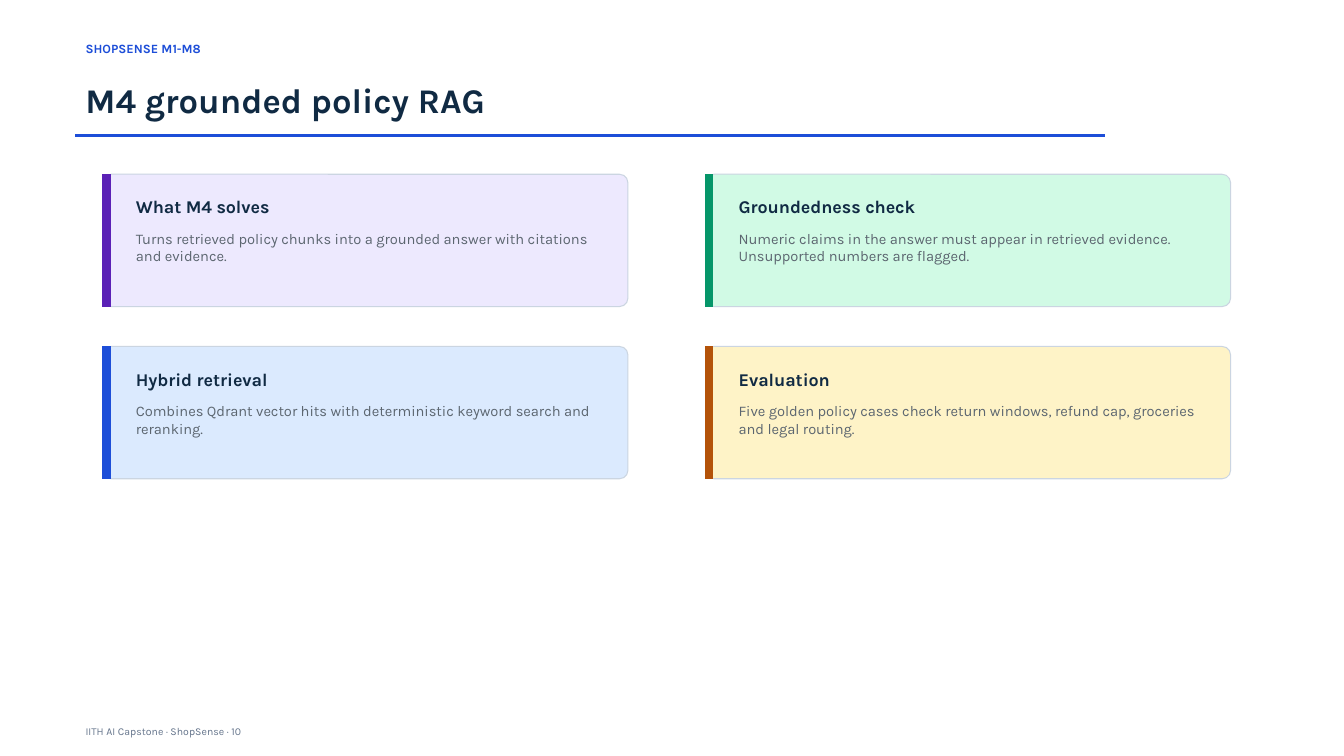
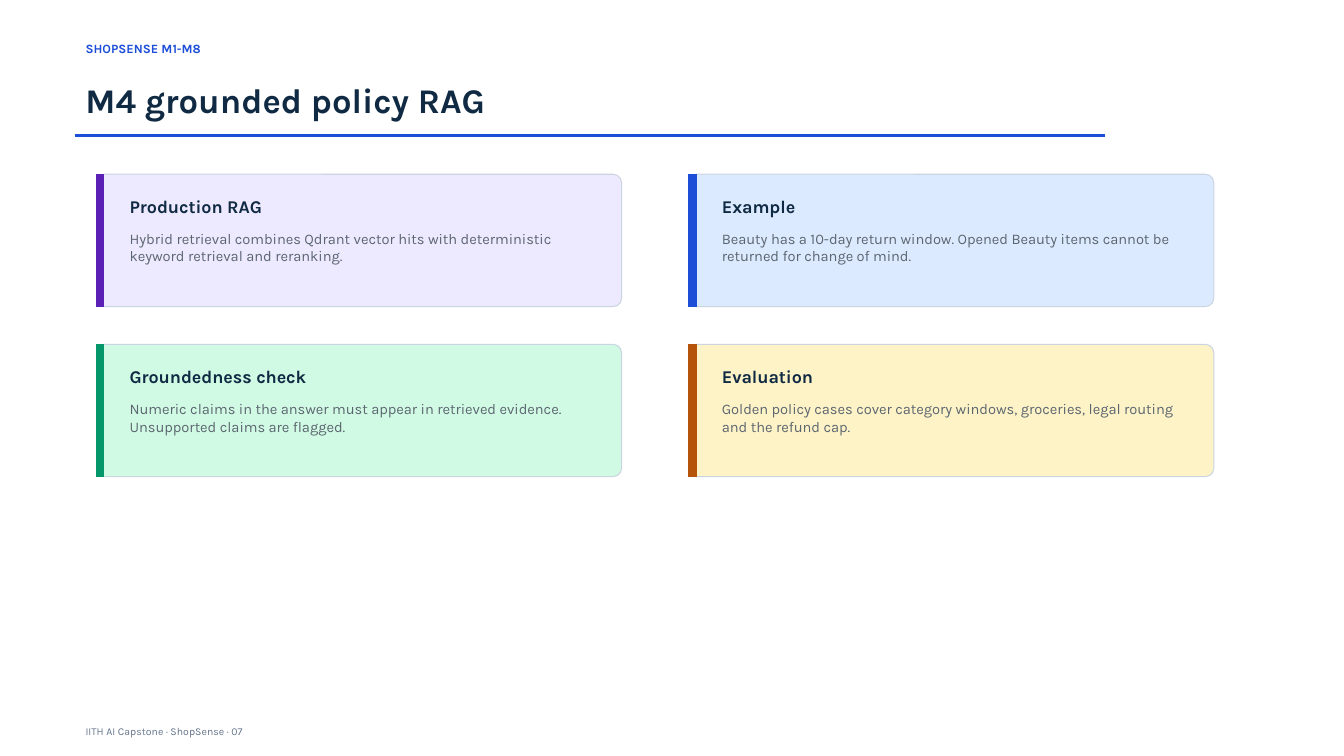
Before and after one commit to abhraj786/iith-ai-capstone-shopsense, a slide deck: slide 7 of docs/deck/iith-ai-capstone-shopsense.pptx (slide 10 before the commit). Drawn at 1344x756 pixels with LibreOffice and Linux fonts; fonts in the diff are those of the drawing. Boxes give left, top, right and bottom in pixels: in the first picture for what was removed or moved away, otherwise in the second. Text is boxed around its words. In the diff, an @@ line names an element or a change of style, - is before the commit and + after.

Commit message:
docs: condense capstone deck

```diff
--- a/docs/deck/iith-ai-capstone-shopsense.pptx
+++ b/docs/deck/iith-ai-capstone-shopsense.pptx
@@ 2 rectangles, 2 rounded rectangles, 1 text moved together from (x1=706, y1=174, x2=1231, y2=479) to (x1=689, y1=174, x2=1214, y2=477) @@
@@ rounded rectangle at (x1=689, y1=174, x2=1214, y2=307): fill #D1FAE5 to #DBEAFE @@
@@ rectangle at (x1=689, y1=174, x2=696, y2=307): fill #059669 to #1D4ED8; outline #059669 0 pt to #1D4ED8 0 pt @@
@@ text at (x1=130, y1=200, x2=262, y2=214): text changed @@
-What M4 solves
+Production RAG
@@ text at (x1=722, y1=200, x2=795, y2=218): text changed @@
-Groundedness check
+Example
@@ text at (x1=130, y1=234, x2=552, y2=265): text changed @@
-Turns retrieved policy chunks into a grounded answer with citations and evidence.
+Hybrid retrieval combines Qdrant vector hits with deterministic keyword retrieval and reranking.
@@ text at (x1=722, y1=234, x2=1169, y2=265): text changed @@
-Numeric claims in the answer must appear in retrieved evidence. Unsupported numbers are flagged.
+Beauty has a 10-day return window. Opened Beauty items cannot be returned for change of mind.
@@ 2 rounded rectangles, 2 rectangles moved together from (x1=103, y1=174, x2=628, y2=479) to (x1=97, y1=174, x2=622, y2=477) @@
@@ rounded rectangle at (x1=97, y1=345, x2=622, y2=477): fill #DBEAFE to #D1FAE5 @@
@@ rectangle at (x1=97, y1=345, x2=104, y2=477): fill #1D4ED8 to #059669; outline #1D4ED8 0 pt to #059669 0 pt @@
@@ text at (x1=130, y1=370, x2=306, y2=384): text changed @@
-Hybrid retrieval
+Groundedness check
@@ text at (x1=130, y1=404, x2=562, y2=436): text changed @@
-Combines Qdrant vector hits with deterministic keyword search and reranking.
+Numeric claims in the answer must appear in retrieved evidence. Unsupported claims are flagged.
@@ text at (x1=722, y1=404, x2=1173, y2=436): text changed @@
-Five golden policy cases check return windows, refund cap, groceries and legal routing.
+Golden policy cases cover category windows, groceries, legal routing and the refund cap.
@@ text at (x1=86, y1=728, x2=242, y2=738): text changed @@
-IITH AI Capstone · ShopSense · 10
+IITH AI Capstone · ShopSense · 07
```
Also in this commit, not shown: 6 other slides changed, 2 slides added, 9 slides removed, 1 other file.
